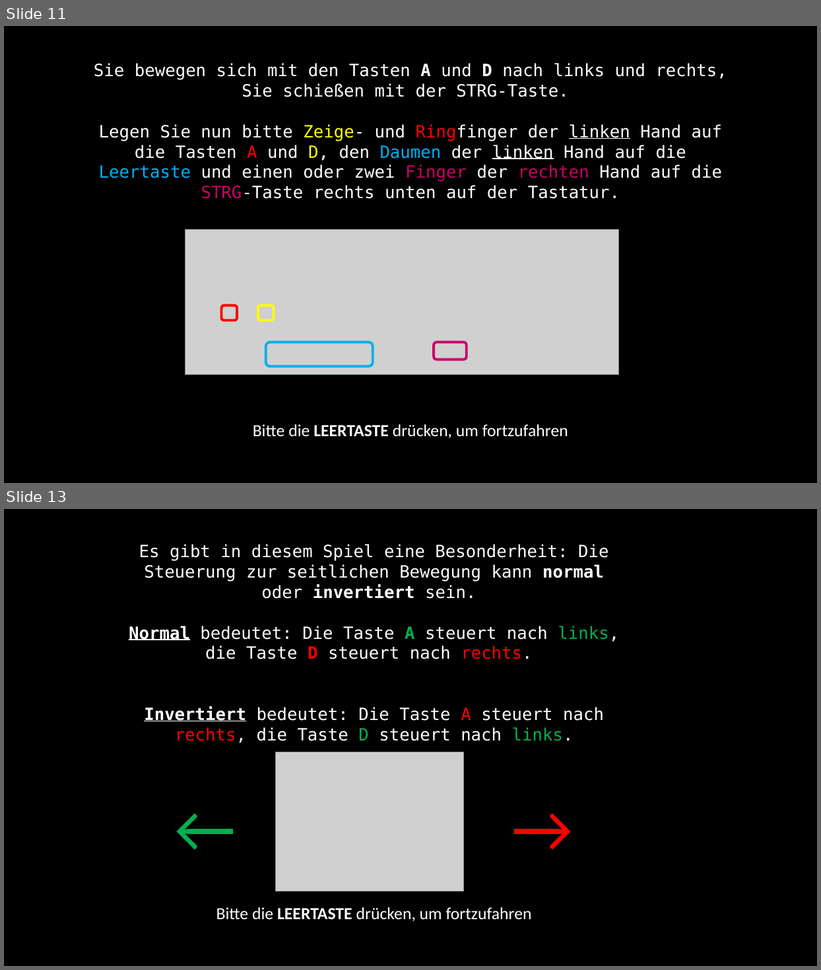
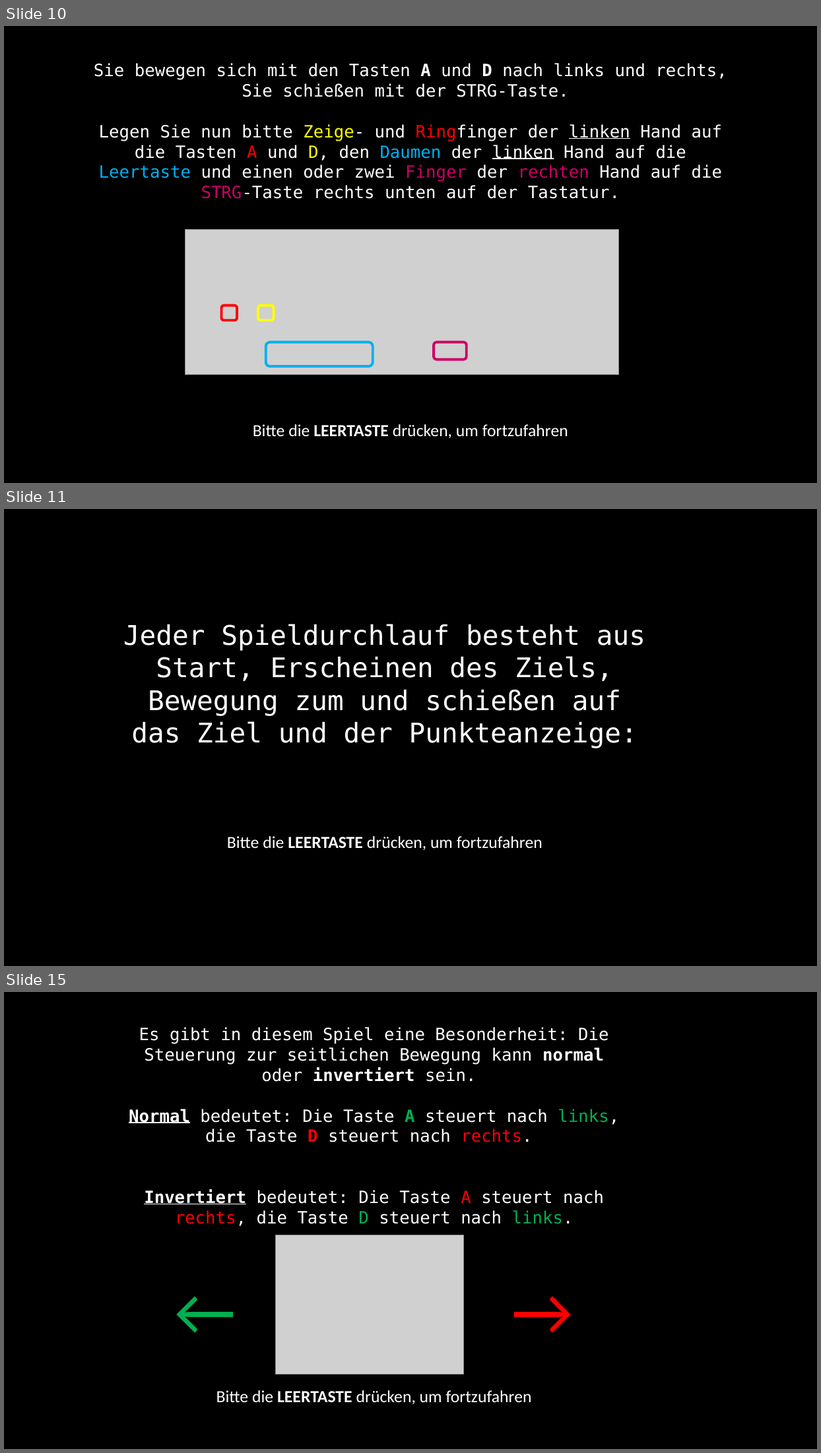
Before and after one commit to sean-mulready/Vizdoom-Scripts, a slide deck: exp_img/instructions.pptx. Shown one above the other, each under a label of ours: slides 11 and 13 before the commit, slides 10, 11 and 15 after it; the slides between them are not shown. The pictures are 821x970 and 821x1453 pixels, drawn with LibreOffice and Linux fonts; fonts in the diff are those of the drawing; grey boxes stand for pictures. Boxes give left, top, right and bottom in pixels: in the first picture for what was removed or moved away, otherwise in the second. Text is boxed around its words. In the diff, an @@ line names an element or a change of style, - is before the commit and + after.

```diff
--- a/exp_img/instructions.pptx
+++ b/exp_img/instructions.pptx
@@ slide 11 added at bbox=[4, 509, 817, 966], background #000000 @@
@@ text added at bbox=[123, 624, 646, 850], 32 pt, text #FFFFFF @@
+Jeder Spieldurchlauf besteht aus Start, Erscheinen des Ziels, Bewegung zum und schießen auf das Ziel und der Punkteanzeige:
+Bitte die LEERTASTE drücken, um fortzufahren
@@ what was slide 11 is now slide 10 @@
@@ what was slide 13 is now slide 15 @@
```
Also in this commit, not shown: 4 slides changed, 3 other slides added, 2 slides removed, 11 other files.
